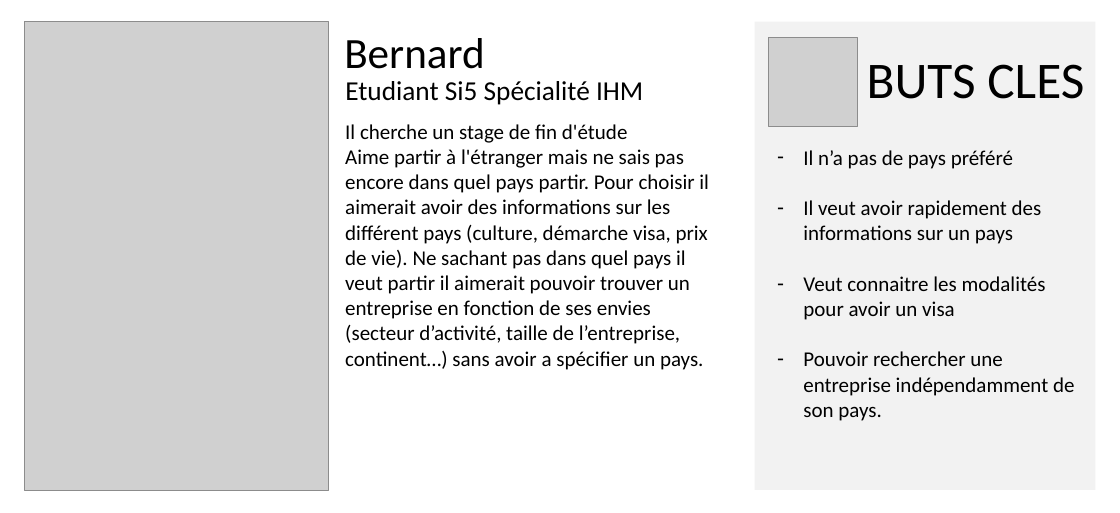
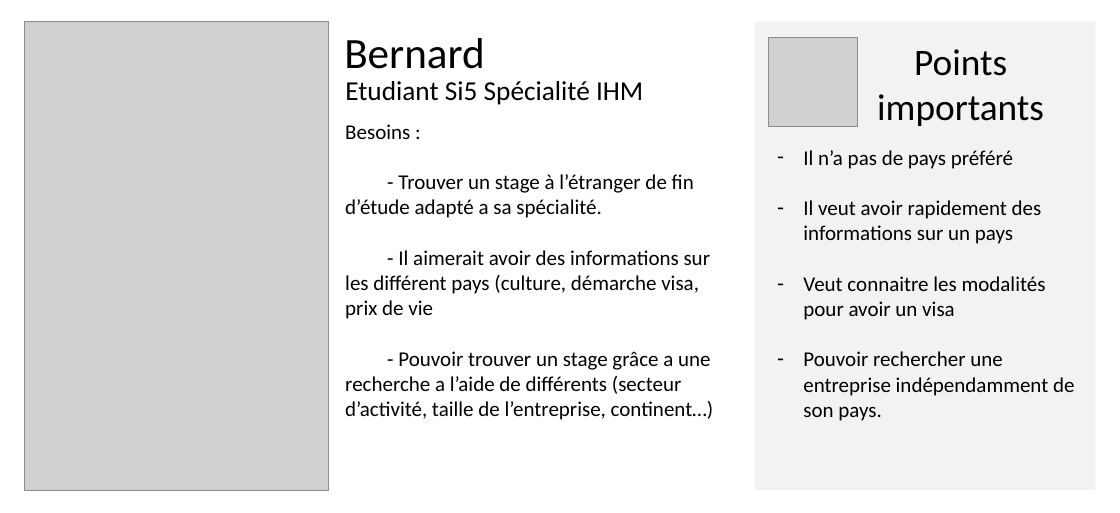
Before and after one commit to wanghanting/2018-2019-ps6-huang-ma-jia, a slide deck: slide 2 of personna_scenario/personnas.pptx. Drawn at 1120x513 pixels with LibreOffice and Linux fonts; fonts in the diff are those of the drawing; grey boxes stand for pictures. Boxes give left, top, right and bottom in pixels: in the first picture for what was removed or moved away, otherwise in the second. Text is boxed around its words. In the diff, an @@ line names an element or a change of style, - is before the commit and + after.

```diff
--- a/personna_scenario/personnas.pptx
+++ b/personna_scenario/personnas.pptx
@@ text added at (x1=877, y1=49, x2=1044, y2=126), 32 pt, text #000000 @@
+Points importants
@@ text removed at (x1=867, y1=64, x2=1084, y2=99) @@
-BUTS CLES
@@ text at (x1=345, y1=124, x2=713, y2=420): text changed @@
-Il cherche un stage de fin d'étude
-Aime partir à l'étranger mais ne sais pas encore dans quel pays partir. Pour choisir il aimerait avoir des informations sur les différent pays (culture, démarche visa, prix de vie). Ne sachant pas dans quel pays il veut partir il aimerait pouvoir trouver un entreprise en fonction de ses envies (secteur d’activité, taille de l’entreprise, continent…) sans avoir a spécifier un pays.
+Besoins :
+- Trouver un stage à l’étranger de fin d’étude adapté a sa spécialité.
+- Il aimerait avoir des informations sur les différent pays (culture, démarche visa, prix de vie
+- Pouvoir trouver un stage grâce a une recherche a l’aide de différents (secteur d’activité, taille de l’entreprise, continent…)
```
Also in this commit, not shown: 1 other slide changed, 1 other file.
